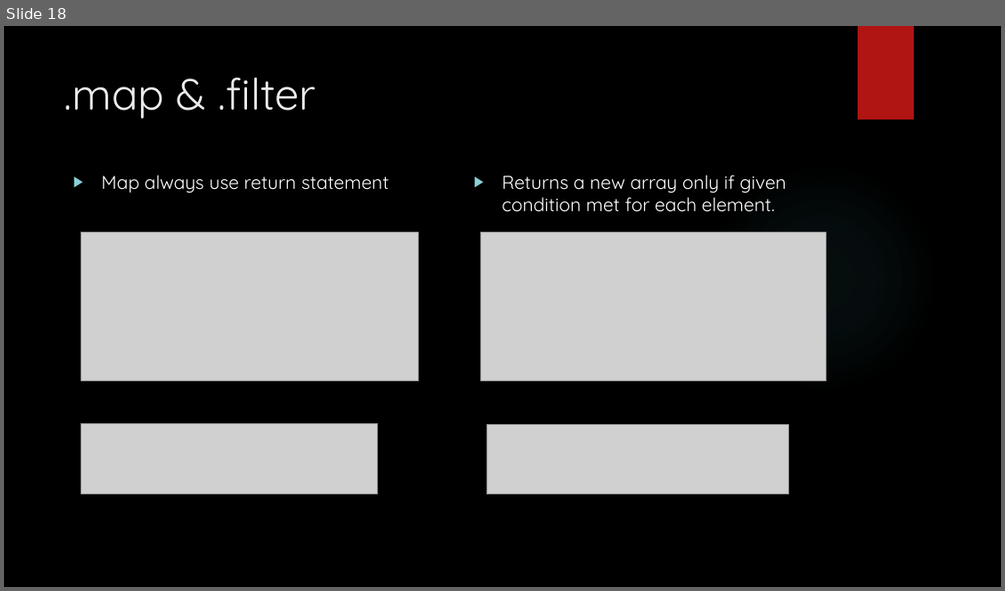
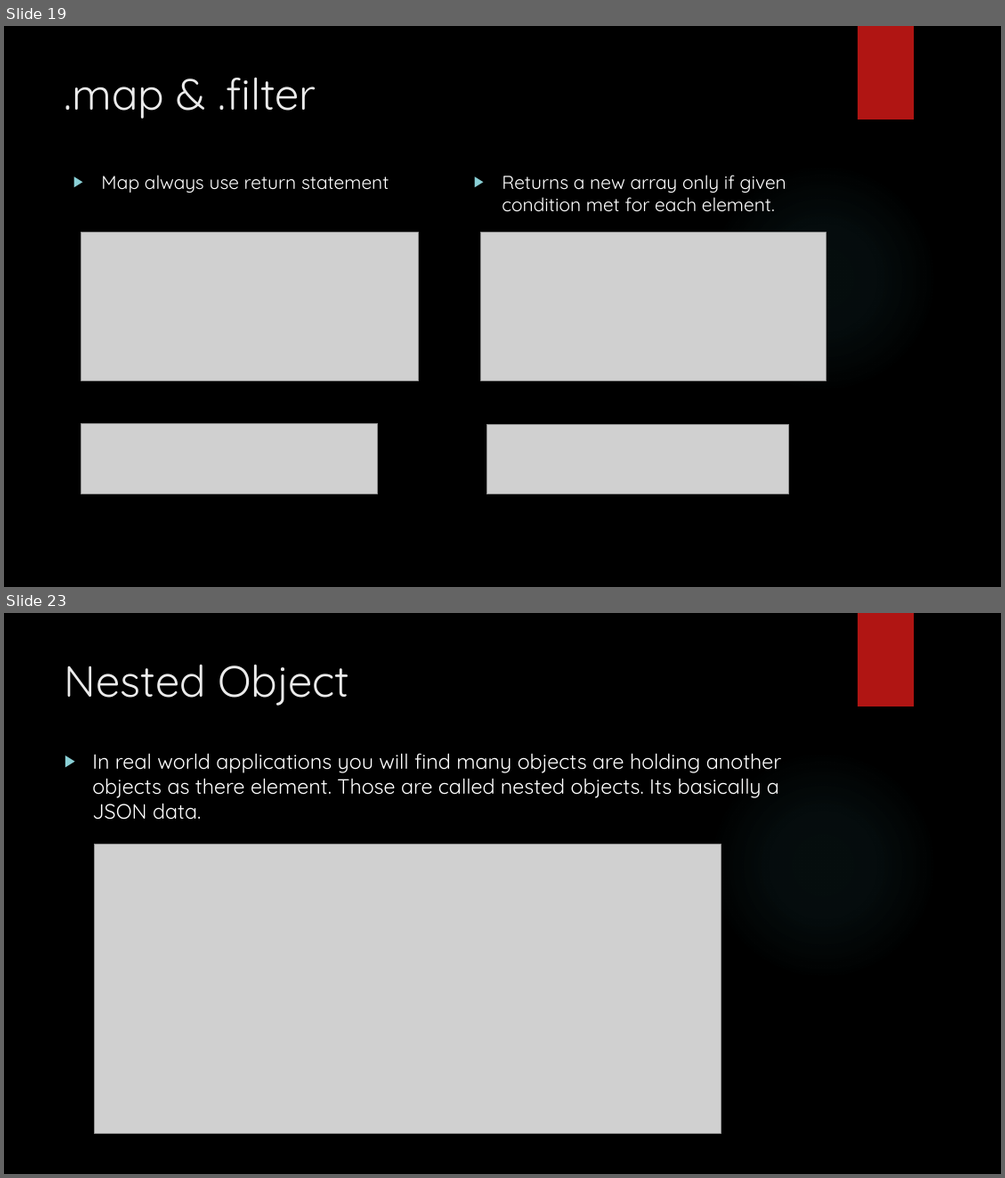
Before and after one commit to git-chinmay/my-JavaScript, a slide deck: JAVASCRPT.pptx. Shown one above the other, each under a label of ours: slide 18 before the commit, slides 19 and 23 after it; the slides between them are not shown. The pictures are 1005x591 and 1005x1178 pixels, drawn with LibreOffice and Linux fonts; fonts in the diff are those of the drawing; grey boxes stand for pictures; background and template pictures are left out. Boxes give left, top, right and bottom in pixels: in the first picture for what was removed or moved away, otherwise in the second. Text is boxed around its words. In the diff, an @@ line names an element or a change of style, - is before the commit and + after.

Commit message:
Object Portion added

```diff
--- a/JAVASCRPT.pptx
+++ b/JAVASCRPT.pptx
@@ slide 23 added at [4,613,1001,1174], background picture (left out); not listed: 2 template elements that a slide beside it also shows @@
@@ title added at [65,664,349,706], 42 pt, text #EBEBEB @@
+Nested Object
@@ text added at [92,753,782,819], 20 pt, text #FFFFFF @@
+▶ In real world applications you will find many objects are holding another objects as there element. Those are called nested objects. Its basically a JSON data.
@@ picture added at [95,844,721,1134] @@
@@ what was slide 18 is now slide 19 @@
```
Also in this commit, not shown: 1 slide changed, 5 other slides added.
